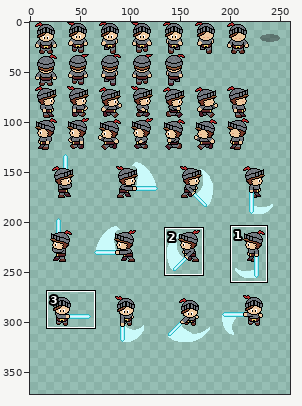
A pixel-art file gets an edit: Assets/Sprites/player/player_knight_master.aseprite. Above, an overview of the earlier version with the close-up marked.
Close-up. Before the commit:
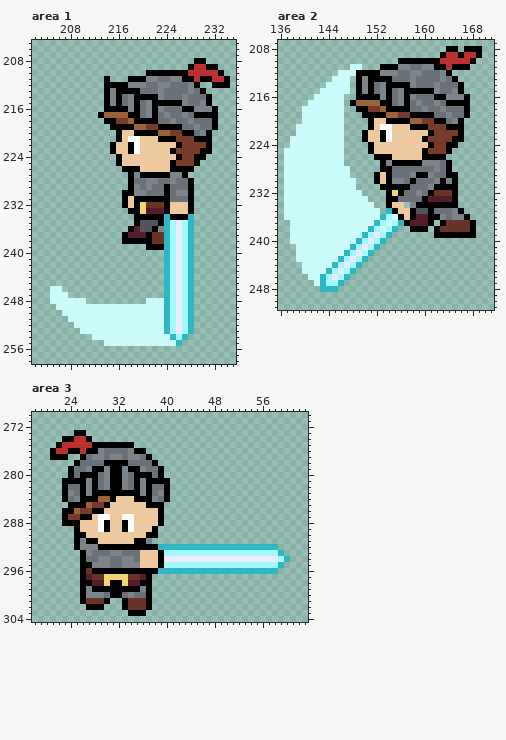
640x640 pixels, 1 frame. Shown: area 1: x 202..235, y 205..258; area 2: x 136..171, y 207..251; area 3: x 18..63, y 270..304. The wide view leaves out empty margins. The commit also changed other parts of the picture, which this record leaves out.
And afterwards:
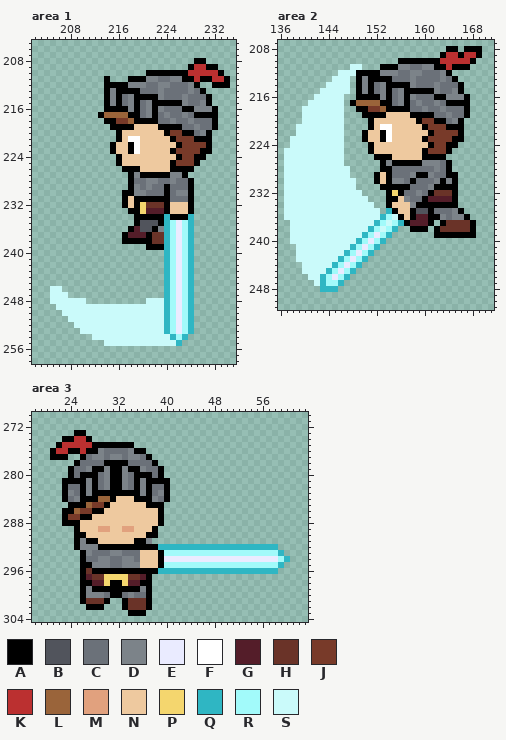
Palette (. is transparent): A #000000  B #51545c  C #6b7179  D #7c8389  E #eaebff  F #ffffff  G #541d29  H #6a3328  J #783a29  K #bb3030  L #9a643a  M #e1a17e  N #eec99f  P #f4d66e  Q #2fb6c3  R #a2fafa  S #cafafa
Difference:
--- area 1, layer "Player"
@@ x 217..226 @@
 218 JLAAAACCDC
-219 AALLJJAAAA
-220 NNAAAALLJJ
-221 NFFNNNAAAJ
+219 AANNNNAAAA
+220 NNNNNNNAJJ
+221 NFFNNNNNAJ
 222 NAFNNNNNNA
--- area 2, layer "Player"
@@ x 152..161 @@
 218 JLAAAACCDC
-219 AALLJJAAAA
-220 NNAAAALLJJ
-221 NFFNNNAAAJ
+219 AANNNNAAAA
+220 NNNNNNNAJJ
+221 NFFNNNNNAJ
 222 NAFNNNNNNA
@@ x 154..159 @@
 232 APACCD
-233 AACCCC
-234 ANN.DA
+233 AANDCC
+234 ANNNDA
 235 QANNAB
--- area 3, layer "Player"
@@ x 27..36 @@
 286 JAANNNNNNN
-287 ANFFNNFFNN
-288 NNFANNAFNN
-289 NNFANNAFNN
+287 ANNNNNNNNN
+288 NNNNNNNNNN
+289 NNMMNNMMNN
 290 NNNNNNNNNN
